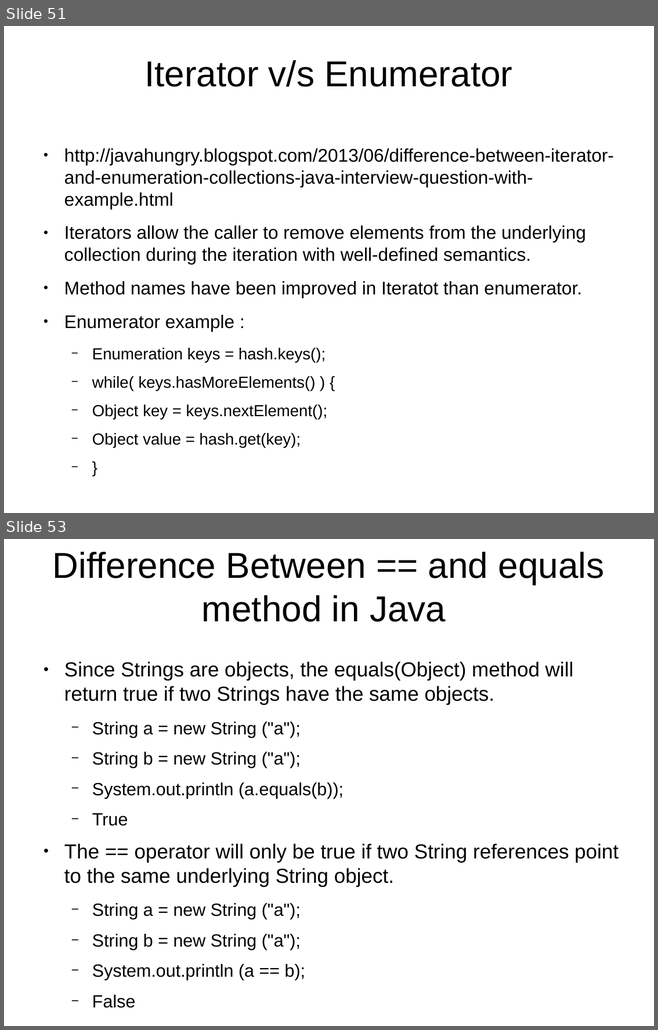
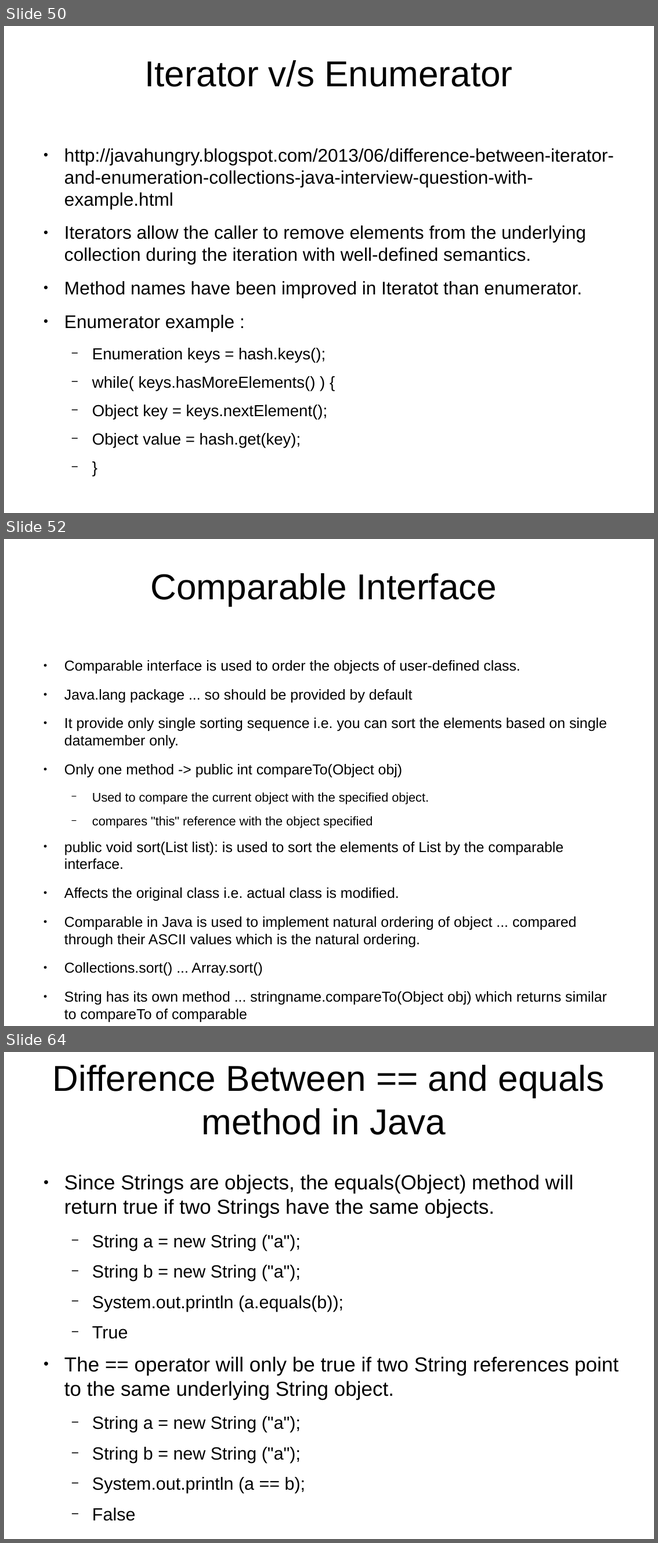
Before and after one commit to shikha-desai/Internship_PreWork, a slide deck: Java/Java_Notes.odp. Shown one above the other, each under a label of ours: slides 51 and 53 before the commit, slides 50, 52 and 64 after it; the slides between them are not shown. The pictures are 658x1030 and 658x1543 pixels, drawn with LibreOffice and Linux fonts; fonts in the diff are those of the drawing; background and template pictures are left out. Boxes give left, top, right and bottom in pixels: in the first picture for what was removed or moved away, otherwise in the second. Text is boxed around its words. In the diff, an @@ line names an element or a change of style, - is before the commit and + after.

Commit message:
Completed java collections, updated ls in Shell, updated delete truncate in SQL

```diff
--- a/Java/Java_Notes.odp
+++ b/Java/Java_Notes.odp
@@ slide 52 added at (4, 539, 654, 1026), background picture (left out) @@
@@ title added at (151, 573, 496, 606), 44 pt, text #000000 @@
+Comparable Interface
@@ text added at (64, 660, 607, 1022), 17.6 pt, text #000000 @@
+● Comparable interface is used to order the objects of user-defined class.
+● Java.lang package ... so should be provided by default
+● It provide only single sorting sequence i.e. you can sort the elements based on single datamember only.
+● Only one method -> public int compareTo(Object obj)
+  − Used to compare the current object with the specified object.
+  − compares "this" reference with the object specified
+● public void sort(List list): is used to sort the elements of List by the comparable interface.
+● Affects the original class i.e. actual class is modified.
+● Comparable in Java is used to implement natural ordering of object ... compared through their ASCII values which is the natural ordering.
+● Collections.sort() ... Array.sort()
+● String has its own method ... stringname.compareTo(Object obj) which returns similar to compareTo of comparable
@@ what was slide 51 is now slide 50 @@
@@ what was slide 53 is now slide 64 @@
```
Also in this commit, not shown: 4 slides changed, 12 other slides added, 1 slide removed, 5 other files.
